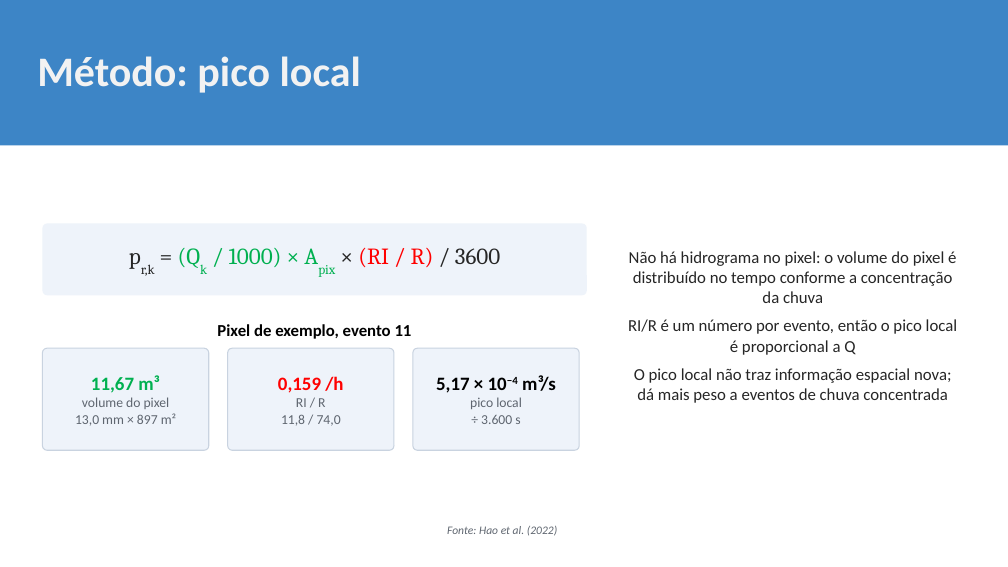
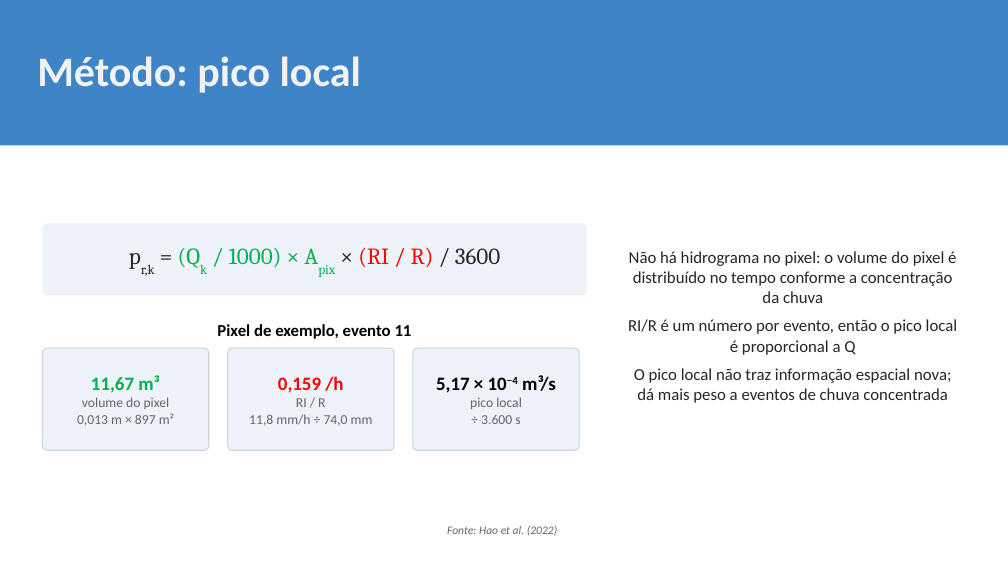
Before and after one commit to mateusvivarelli/TCC, a slide deck: slide 17 of Apresentacao/slideTCC_18-11_sugestoes.pptx. Drawn at 1008x567 pixels with LibreOffice and Linux fonts; fonts in the diff are those of the drawing; background and template pictures are left out. Boxes give left, top, right and bottom in pixels: in the first picture for what was removed or moved away, otherwise in the second. Text is boxed around its words. In the diff, an @@ line names an element or a change of style, - is before the commit and + after.

```diff
--- a/Apresentacao/slideTCC_18-11_sugestoes.pptx
+++ b/Apresentacao/slideTCC_18-11_sugestoes.pptx
@@ text in rounded rectangle at (x1=77, y1=413, x2=174, y2=426): text changed @@
-13,0 mm × 897 m²
+0,013 m × 897 m²
@@ text in rounded rectangle at (x1=249, y1=414, x2=373, y2=426): text changed @@
-11,8 / 74,0
+11,8 mm/h ÷ 74,0 mm
```
Also in this commit, not shown: 4 other slides changed, 1 other file.
